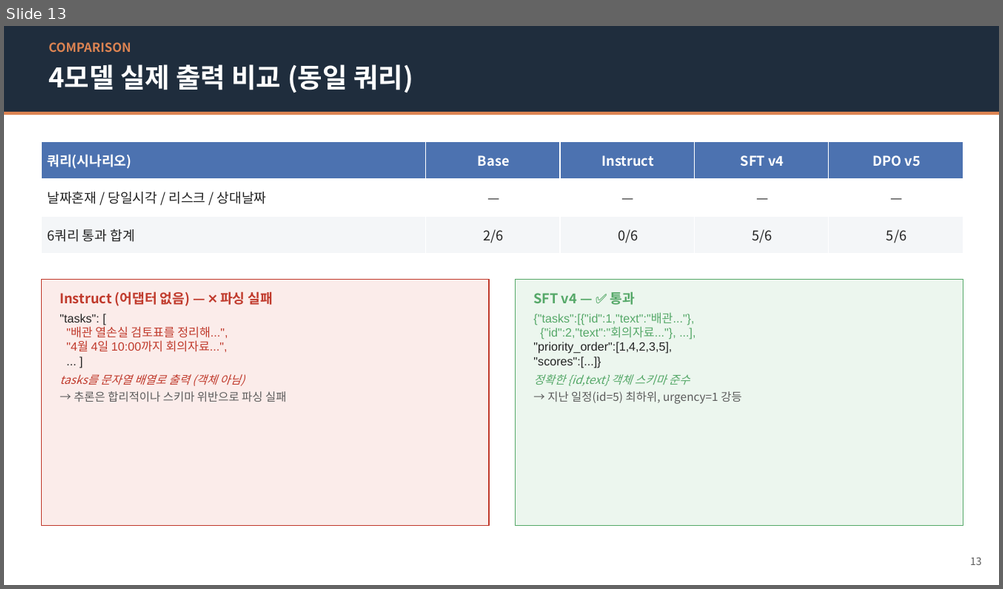
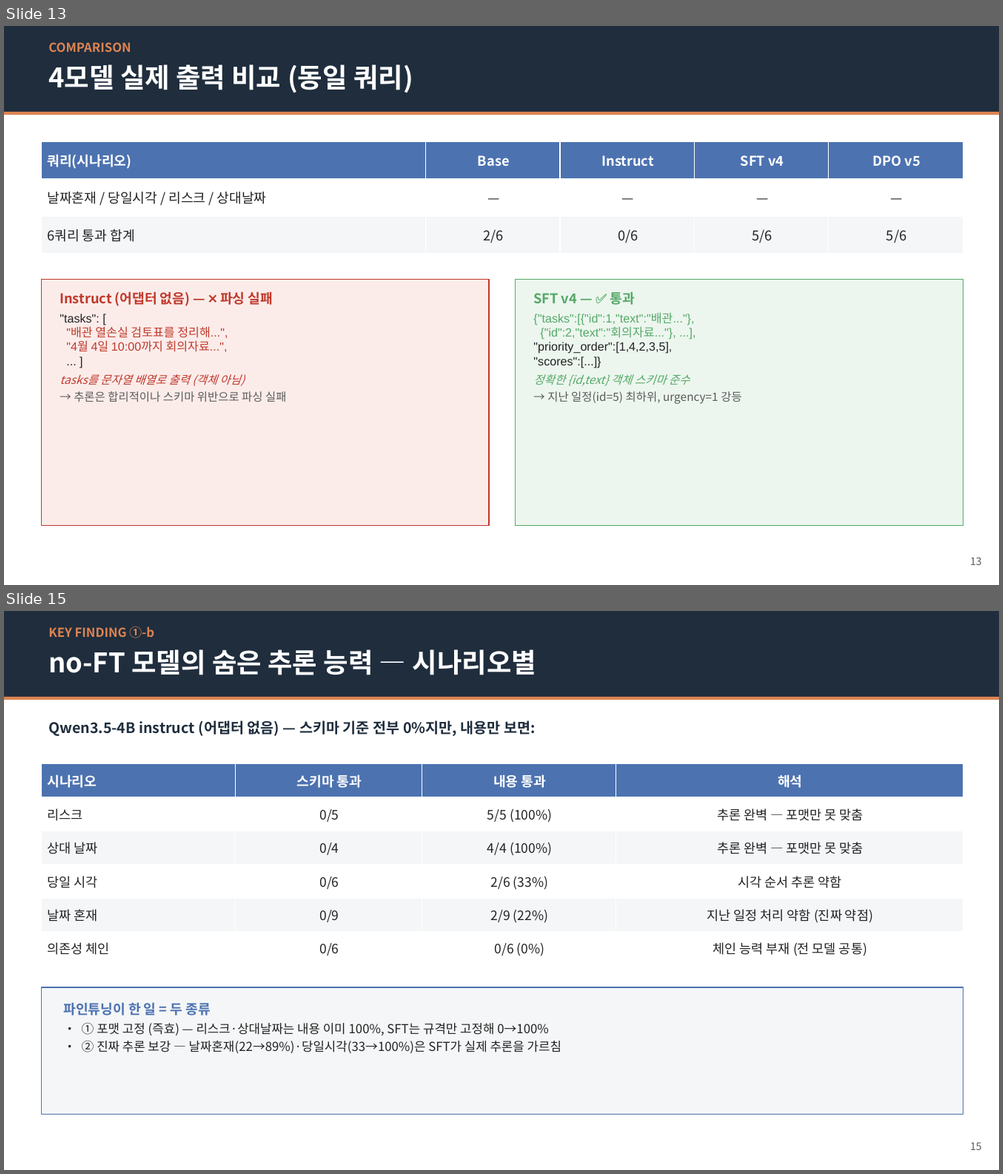
Before and after one commit to jung-geun/TimeSorter, a slide deck: presentation/TimeSorter_발표자료.pptx. Shown one above the other, each under a label of ours: slide 13 before the commit, slides 13 and 15 after it; the slides between them are not shown. The pictures are 1003x589 and 1003x1174 pixels, drawn with LibreOffice and Linux fonts; fonts in the diff are those of the drawing. Boxes give left, top, right and bottom in pixels: in the first picture for what was removed or moved away, otherwise in the second. Text is boxed around its words. In the diff, an @@ line names an element or a change of style, - is before the commit and + after.

```diff
--- a/presentation/TimeSorter_발표자료.pptx
+++ b/presentation/TimeSorter_발표자료.pptx
@@ slide 15 added at [4,611,999,1170], background #FFFFFF @@
@@ rectangle added at [4,611,999,697], fill #1F2D3D @@
@@ text added at [48,626,154,638], 12 pt, text #DD8452, bold @@
+KEY FINDING ①-b
@@ text added at [48,649,536,675], 26 pt, text #FFFFFF, bold @@
+no-FT 모델의 숨은 추론 능력 — 시나리오별
@@ rectangle added at [4,697,999,700], fill #DD8452 @@
@@ text added at [48,721,535,736], 14 pt, text #1F2D3D, bold @@
+Qwen3.5-4B instruct (어댑터 없음) — 스키마 기준 전부 0%지만, 내용만 보면:
@@ table added at [41,764,963,965], 6 rows, 4 columns @@
+시나리오 | 스키마 통과 | 내용 통과 | 해석
+리스크 | 0/5 | 5/5 (100%) | 추론 완벽 — 포맷만 못 맞춤
+상대 날짜 | 0/4 | 4/4 (100%) | 추론 완벽 — 포맷만 못 맞춤
+당일 시각 | 0/6 | 2/6 (33%) | 시각 순서 추론 약함
+날짜 혼재 | 0/9 | 2/9 (22%) | 지난 일정 처리 약함 (진짜 약점)
+의존성 체인 | 0/6 | 0/6 (0%) | 체인 능력 부재 (전 모델 공통)
@@ rectangle added at [41,988,963,1115], fill #F4F6F8, outline #4C72B0 1 pt @@
@@ text added at [63,1002,561,1054], 12 pt, text #222222 @@
+파인튜닝이 한 일 = 두 종류
+• ① 포맷 고정 (즉효) — 리스크·상대날짜는 내용 이미 100%, SFT는 규격만 고정해 0→100%
+• ② 진짜 추론 보강 — 날짜혼재(22→89%)·당일시각(33→100%)은 SFT가 실제 추론을 가르침
@@ text added at [970,1142,982,1150], 10 pt, text #5A5A5A @@
+15
```
Also in this commit, not shown: 2 slides changed, 10 other files.
